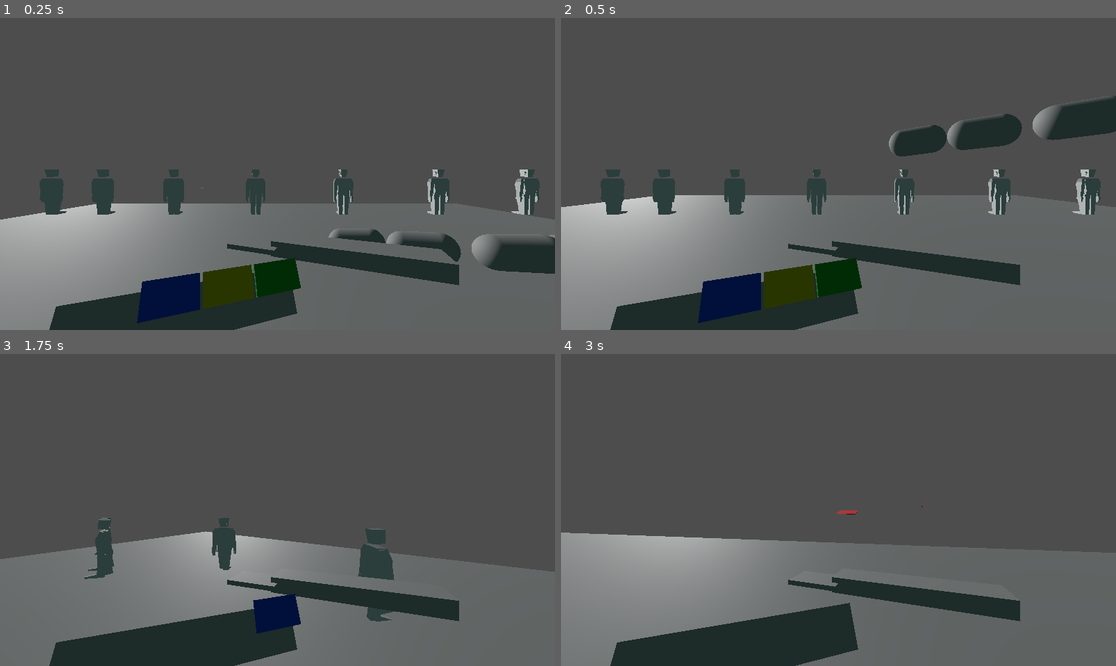
Above: before the commit, frames 1-4 (two rows, left to right).
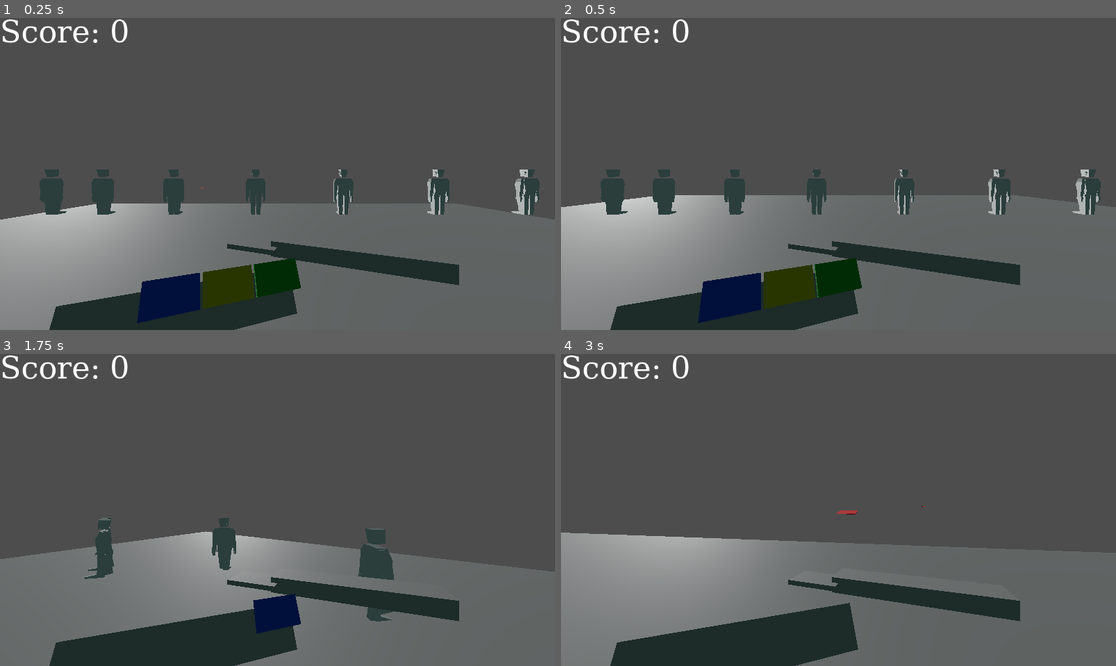
Above: after the commit, the same moments.

Repository: BlackBrad/network-ninja
Game: Godot game, scene res://scenes/test_level.tscn
Two runs of this game, one before a commit and one after it. Both use one fixed random seed, a clock stepped at 60 frames per second and the inputs below.
Inputs (mouse positions are in pixels of both pictures, inside the frame that each line leads up to):
- Up to frame 1 (0.25 s): no input
- Up to frame 2 (0.5 s): no input
- Up to frame 3 (1.75 s): tap Enter (ui_accept) at 0.5, 0.77, 1.52 s; move the mouse to (305, 510) at 0.52 s; hold W (move_forward) from 0.53 s (still down); click (305, 510) at 0.6 s; move the mouse to (249, 510) at 1.27 s; click (249, 510) at 1.35 s
- Up to frame 4 (3 s): keep holding W (move_forward); move the mouse to (849, 503) at 2.02 s; click (849, 503) at 2.1 s; move the mouse to (832, 516) at 2.77 s; click (832, 516) at 2.85 s

The runs differ from the first frame. In frame 1, 2.5% of the frame differs, in the area x 0-100%, y 0-82%; in frame 2, 3.7%, in the area x 0-100%, y 0-45%; in frame 3, 0.5%; in frame 4, 0.5%.

Commit message:
Add score display

Diff:
--- a/scenes/hud.tscn
+++ b/scenes/hud.tscn
@@ -1,8 +1,54 @@
-[gd_scene load_steps=2 format=3 uid="uid://dwtb7l5ft0omk"]
+[gd_scene load_steps=4 format=3 uid="uid://dwtb7l5ft0omk"]
 
-[sub_resource type="QuadMesh" id="QuadMesh_502n5"]
+[ext_resource type="Script" path="res://scripts/hud.gd" id="1_kvnfw"]
+
+[sub_resource type="FontFile" id="FontFile_vw3m5"]
+cache/0/16/0/ascent = 0.0
+cache/0/16/0/descent = 0.0
+cache/0/16/0/underline_position = 0.0
+cache/0/16/0/underline_thickness = 0.0
+cache/0/16/0/scale = 1.0
+cache/0/16/0/kerning_overrides/16/0 = Vector2(0, 0)
+cache/0/16/0/kerning_overrides/20/0 = Vector2(0, 0)
+cache/0/16/0/kerning_overrides/15/0 = Vector2(0, 0)
+cache/0/16/0/kerning_overrides/64/0 = Vector2(0, 0)
+cache/0/20/0/ascent = 0.0
+cache/0/20/0/descent = 0.0
+cache/0/20/0/underline_position = 0.0
+cache/0/20/0/underline_thickness = 0.0
+cache/0/20/0/scale = 1.0
+cache/0/20/0/kerning_overrides/16/0 = Vector2(0, 0)
+cache/0/20/0/kerning_overrides/20/0 = Vector2(0, 0)
+cache/0/20/0/kerning_overrides/15/0 = Vector2(0, 0)
+cache/0/20/0/kerning_overrides/64/0 = Vector2(0, 0)
+cache/0/15/0/ascent = 0.0
+cache/0/15/0/descent = 0.0
+cache/0/15/0/underline_position = 0.0
+cache/0/15/0/underline_thickness = 0.0
+cache/0/15/0/scale = 1.0
+cache/0/15/0/kerning_overrides/16/0 = Vector2(0, 0)
+cache/0/15/0/kerning_overrides/20/0 = Vector2(0, 0)
+cache/0/15/0/kerning_overrides/15/0 = Vector2(0, 0)
+cache/0/15/0/kerning_overrides/64/0 = Vector2(0, 0)
+cache/0/64/0/ascent = 0.0
+cache/0/64/0/descent = 0.0
+cache/0/64/0/underline_position = 0.0
+cache/0/64/0/underline_thickness = 0.0
+cache/0/64/0/scale = 1.0
+cache/0/64/0/kerning_overrides/16/0 = Vector2(0, 0)
+cache/0/64/0/kerning_overrides/20/0 = Vector2(0, 0)
+cache/0/64/0/kerning_overrides/15/0 = Vector2(0, 0)
+cache/0/64/0/kerning_overrides/64/0 = Vector2(0, 0)
+
+[sub_resource type="Theme" id="Theme_8ibhn"]
+default_font = SubResource("FontFile_vw3m5")
+default_font_size = 64
 
 [node name="hud" type="Node2D"]
+script = ExtResource("1_kvnfw")
 
-[node name="MeshInstance2D" type="MeshInstance2D" parent="."]
-mesh = SubResource("QuadMesh_502n5")
+[node name="ScoreLabel" type="Label" parent="."]
+offset_right = 40.0
+offset_bottom = 23.0
+theme = SubResource("Theme_8ibhn")
+text = "Score: 0"
--- a/scenes/test_level.tscn
+++ b/scenes/test_level.tscn
@@ -1,5 +1,6 @@
 [gd_scene load_steps=10 format=3 uid="uid://dcp57wnxwqpe2"]
 
+[ext_resource type="PackedScene" uid="uid://dwtb7l5ft0omk" path="res://scenes/hud.tscn" id="1_tntyl"]
 [ext_resource type="PackedScene" uid="uid://dd7n7yllnkgkt" path="res://scenes/player.tscn" id="1_wn24y"]
 [ext_resource type="PackedScene" uid="uid://cy3ros6x4injp" path="res://scenes/atendee.tscn" id="2_0xd3t"]
 [ext_resource type="PackedScene" uid="uid://1ne1yvouw68r" path="res://scenes/business_card.tscn" id="3_mvisn"]
@@ -11,16 +12,9 @@
 ambient_light_source = 2
 ambient_light_color = Color(0.243137, 0.341176, 0.329412, 1)
 
-[sub_resource type="Curve3D" id="Curve3D_mc72t"]
-_data = {
-"points": PackedVector3Array(0, 0, 0, 0, 0, 0, 0.519705, 0.0187464, 0.643884, -0.19832, -0.0662155, 0.0487156, 0.19832, 0.0662155, -0.0487156, 1.60011, 0.13924, 1.07206, 0, 0, 0, 0, 0, 0, 1.76395, 0.682754, 0.426758, 0, 0, 0, 0, 0, 0, 0.652574, 0.411345, 0.0717184),
-"tilts": PackedFloat32Array(0, 0, 0, 0)
-}
-point_count = 4
+[node name="test_level" type="Node3D"]
 
-[sub_resource type="CapsuleMesh" id="CapsuleMesh_efkhg"]
-
-[node name="test_level" type="Node3D"]
+[node name="hud" parent="." instance=ExtResource("1_tntyl")]
 
 [node name="pull_point" type="Node3D" parent="."]
 transform = Transform3D(1, 0, 0, 0, 1, 0, 0, 0, 1, 0, 0, 20.5802)
@@ -78,45 +72,6 @@
 [node name="BusinessCard" parent="." instance=ExtResource("3_mvisn")]
 transform = Transform3D(1, 0, 0, 0, 1, 0, 0, 0, 1, -2.96033, 2.02865, -5.99932)
 
-[node name="Path3D" type="Path3D" parent="."]
-transform = Transform3D(1, 0, 0, 0, 1, 0, 0, 0, 1, 0, 2, 0)
-curve = SubResource("Curve3D_mc72t")
-
-[node name="PathFollow3D" type="PathFollow3D" parent="Path3D"]
-transform = Transform3D(-0.368431, -0.0958735, -0.924698, 0, 0.994667, -0.103128, 0.929653, -0.0379957, -0.366468, 0.519705, 0.0187464, 0.643884)
-
-[node name="MeshInstance3D" type="MeshInstance3D" parent="Path3D/PathFollow3D"]
-transform = Transform3D(0.179043, -3.72529e-09, 3.72529e-09, 3.72529e-09, 3.25963e-09, -0.179043, 0, 0.179043, -2.37487e-08, 0, 0, 0)
-mesh = SubResource("CapsuleMesh_efkhg")
-skeleton = NodePath("../..")
-
-[node name="PathFollow3D2" type="PathFollow3D" parent="Path3D"]
-transform = Transform3D(-0.262182, -0.355351, -0.89721, -0.706568, 0.703936, -0.0723294, 0.65728, 0.614977, -0.435641, 0.84043, 0.0419317, 0.807321)
-progress = 0.361258
-
-[node name="MeshInstance3D" type="MeshInstance3D" parent="Path3D/PathFollow3D2"]
-transform = Transform3D(0.179043, -3.72529e-09, 3.72529e-09, 3.72529e-09, 3.25963e-09, -0.179043, 0, 0.179043, -2.37487e-08, 0, 0, 0)
-mesh = SubResource("CapsuleMesh_efkhg")
-skeleton = NodePath("../..")
-
-[node name="PathFollow3D3" type="PathFollow3D" parent="Path3D"]
-transform = Transform3D(-0.193732, -0.327186, -0.924887, -0.699967, 0.706652, -0.103364, 0.687391, 0.627367, -0.365922, 1.2148, 0.0768272, 0.975485)
-progress = 0.778199
-
-[node name="MeshInstance3D" type="MeshInstance3D" parent="Path3D/PathFollow3D3"]
-transform = Transform3D(0.179043, -3.72529e-09, 3.72529e-09, 3.72529e-09, 3.25963e-09, -0.179043, 0, 0.179043, -2.37487e-08, 0, 0, 0)
-mesh = SubResource("CapsuleMesh_efkhg")
-skeleton = NodePath("../..")
-
-[node name="PathFollow3D4" type="PathFollow3D" parent="Path3D"]
-transform = Transform3D(-0.0678203, -0.275377, -0.95894, -0.682584, 0.713804, -0.156707, 0.727648, 0.643931, -0.236379, 1.44778, 0.10675, 1.05644)
-progress = 1.01599
-
-[node name="MeshInstance3D" type="MeshInstance3D" parent="Path3D/PathFollow3D4"]
-transform = Transform3D(0.179043, -3.72529e-09, 3.72529e-09, 3.72529e-09, 3.25963e-09, -0.179043, 0, 0.179043, -2.37487e-08, 0, 0, 0)
-mesh = SubResource("CapsuleMesh_efkhg")
-skeleton = NodePath("../..")
-
 [node name="Audio" type="Node" parent="."]
 
 [node name="Background" type="AudioStreamPlayer" parent="Audio"]
--- a/scripts/atendee.gd
+++ b/scripts/atendee.gd
@@ -30,7 +30,6 @@
 		if target_to_observe == null:
 			# Find nearest attendee who is networked
 			var taken_attendees = get_tree().get_nodes_in_group("taken_attendees")
-			print(taken_attendees)
 			var closest = null
 			var closest_dist = 1000.0
 			for attendee in taken_attendees:
@@ -41,7 +40,6 @@
 
 			# Set to target to observe
 			target_to_observe = closest
-			print("Setting Observing to %s" % closest)
 
 		# Zero velocity
 		velocity.x = 0
@@ -52,7 +50,6 @@
 
 		# Look at target to observe in horror
 		if target_to_observe:
-			print("Observing %s" % target_to_observe)
 			mesh.look_at(target_to_observe.global_position, Vector3.UP, true)
 			mesh.rotation.x = 0.0
 			mesh.rotation.z = 0.0
@@ -87,6 +84,8 @@
 func _on_seagal():
 	if is_networked:
 		replace_with_rigid_body()
+		var score_system = get_node("/root/ScoringSystem")
+		score_system.add_networked_attendee()
 	else:
 		is_observing = true
 
--- /dev/null
+++ b/scripts/hud.gd
@@ -0,0 +1,8 @@
+extends Node2D
+
+func _ready():
+	var scoring_system = get_node("/root/ScoringSystem")
+	scoring_system.hud = self
+
+func set_score(score):
+	$ScoreLabel.text = "Score %d" % score
--- a/scripts/scoring_system.gd
+++ b/scripts/scoring_system.gd
@@ -1,7 +1,17 @@
 extends Node
 
 var total_score = 0
+var hud = null
 
 func add_card_flight_time(flight_time):
 	total_score += flight_time * 10
+	update_score_display()
+
+func add_networked_attendee():
+	total_score += 1000
+	update_score_display()
+
+func update_score_display():
 	print("NEW SCORE: %d" % total_score)
+	if hud:
+		hud.set_score(total_score)
